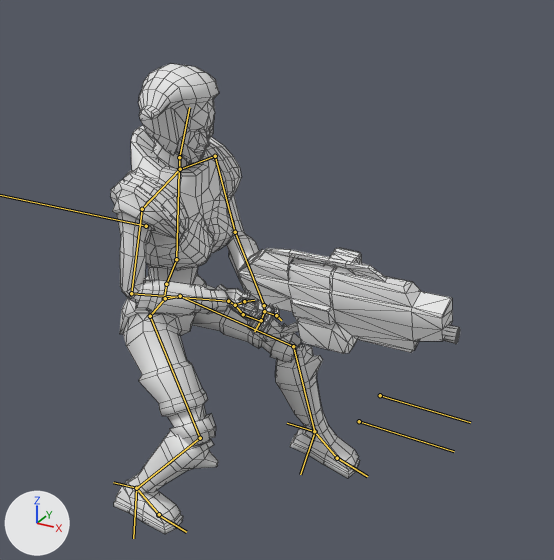
The Blender file Tools/Models/Players/lauren_v3.blend: old version first, new version second.
Camera for both pictures: a 50 mm lens placed at (42.1, -66.1, 40.5), pointed at (3.7, 3.7, 5.6). Arrows for +X, +Y and +Z are at lower left; the lights stay in place. Both versions are drawn at the pose saved in each file; the numbers are the values there. The bones that bend it are drawn over the model as lines. Mesh edges are drawn as thin lines.

Objects in the first picture: 'Cube_Materialnewb', 'lauren8.001'.
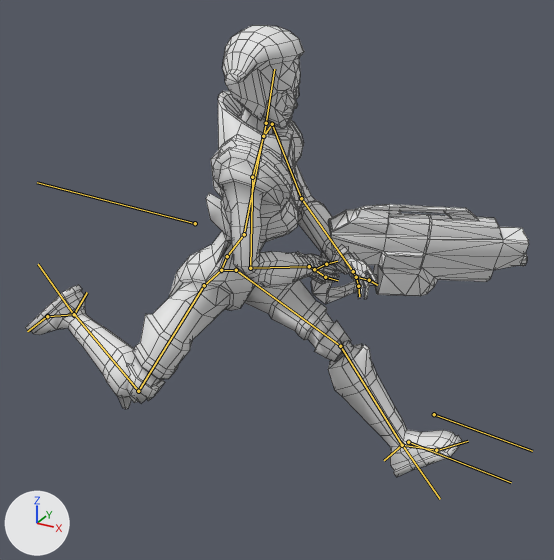
Boxes [x1, y1, x2, y2] around the edits, measured in the pictures (554 x 560 px):
'lauren8.001', posed (75% wider): before [110, 64, 360, 534]; after [25, 25, 462, 477]
'Cube_Materialnewb', posed: before [238, 248, 460, 354]; after [311, 204, 529, 304]
bone 'ik_foot.l', root to tip: before (315, 431) to (300, 474); after (402, 444) to (440, 499)
bone 'ik_foot.r', root to tip: before (136, 488) to (133, 538); after (74, 315) to (38, 264)
bone 'Spine.001', root to tip: before (164, 299) to (166, 284); after (221, 270) to (227, 256)
bone 'Spine.003', root to tip: before (176, 259) to (179, 170); after (244, 234) to (263, 136)
bone 'head', root to tip: before (179, 157) to (189, 107); after (266, 123) to (274, 69)
bone 'bicep.l', root to tip: before (215, 156) to (235, 232); after (272, 124) to (301, 198)
bone 'forearm.l', root to tip: before (235, 232) to (264, 305); after (301, 198) to (353, 271)
bone 'bicep.r', root to tip: before (142, 209) to (131, 293); after (252, 177) to (250, 268)
bone 'forearm.r', root to tip: before (131, 293) to (228, 301); after (250, 268) to (309, 266)

The change in detail:
Bone 'master' (bone_master) moves from (0.797, -1.153, 0.595) to (0.282, -1.153, 0.482).
Bone 'master' (bone_master) turns from (0, 0, -90) to (0, 0, -83) degrees about its own x, y and z.
Bone 'ik_foot.l' (bone_ik_foot_l) moves from (0.449, -0.481, -1.289) to (0.47, -0.655, -1.629).
Bone 'ik_foot.l' (bone_ik_foot_l) turns from (13, 0, 0) to (-42, -2, -4) degrees about its own x, y and z.
Bone 'ik_foot.r' (bone_ik_foot_r) moves from (-0.318, -0.036, -0.007) to (-0.178, -1.362, 1.351).
Bone 'ik_foot.r' (bone_ik_foot_r) turns from (2, 4, 6) to (136, -11, 5) degrees about its own x, y and z.
Bone 'Spine.001' (bone_spine_001) moves from (-0.029, -0.414, 0.333) to (0.142, -0.224, 0.251).
Bone 'Spine.001' (bone_spine_001) turns from (-1, 0, 2) to (10, 0, -1) degrees about its own x, y and z.
Bone 'Spine.003' (bone_spine_003) turns from (2, -6, -10) to (10, 20, -1) degrees about its own x, y and z.
Bone 'head' (bone_head) turns from (-19, -7, 10) to (-13, -29, 6) degrees about its own x, y and z.
Bone 'bicep.l' (bone_bicep_l) turns from (-30, -46, -23) to (-29, -47, -27) degrees about its own x, y and z.
Bone 'forearm.l' (bone_forearm_l) turns from (-21, -40, -5) to (-20, -44, 4) degrees about its own x, y and z.
Bone 'bicep.r' (bone_bicep_r) turns from (7, 3, 8) to (9, 4, 12) degrees about its own x, y and z.
Bone 'forearm.r' (bone_forearm_r) turns from (-5, 11, 77) to (-20, 12, 67) degrees about its own x, y and z.
